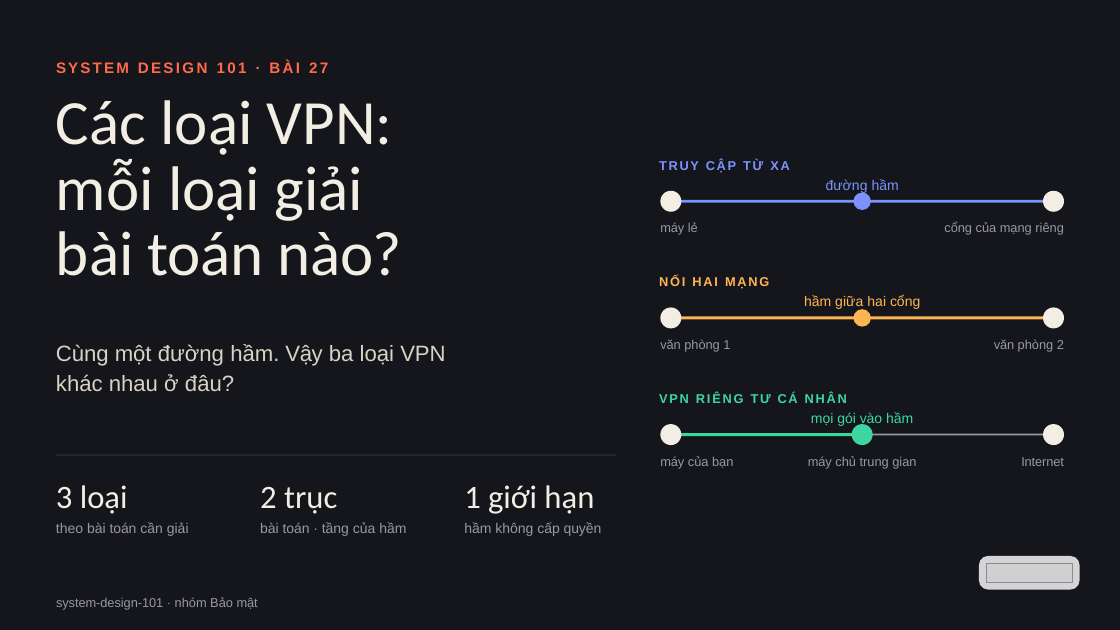
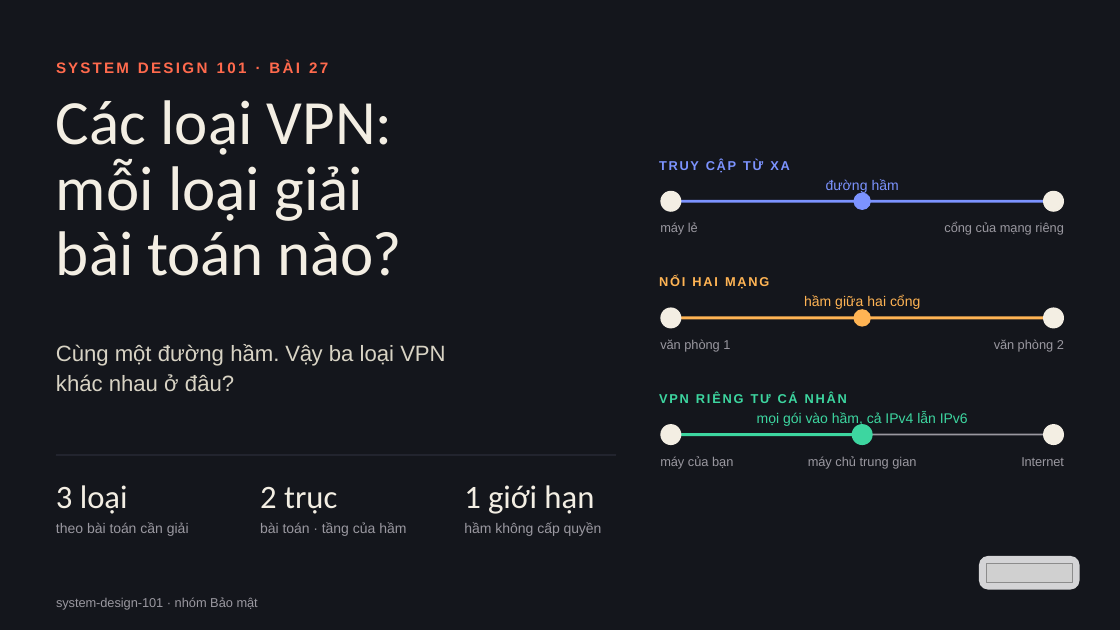
Before and after one commit to vohoailinh90/tool-marketing-studio, a slide deck: slide 1 of system-design-101/vi/lessons/sd-14-027/slides/sd-14-027.pptx. Drawn at 1120x630 pixels with LibreOffice and Linux fonts; fonts in the diff are those of the drawing; grey boxes stand for pictures. Boxes give left, top, right and bottom in pixels: in the first picture for what was removed or moved away, otherwise in the second. Text is boxed around its words. In the diff, an @@ line names an element or a change of style, - is before the commit and + after.

```diff
--- a/system-design-101/vi/lessons/sd-14-027/slides/sd-14-027.pptx
+++ b/system-design-101/vi/lessons/sd-14-027/slides/sd-14-027.pptx
@@ text at bbox=[757, 412, 968, 427]: text changed @@
-mọi gói vào hầm
+mọi gói vào hầm, cả IPv4 lẫn IPv6
```
Also in this commit, not shown: 5 other slides changed.
